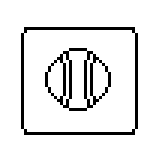
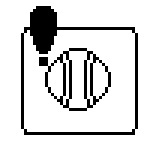
The second (159, 165) image is a revision of the first. Changes to its layers:
added layer "Layer 18" above "Layer 17" over [30, 6, 57, 66]
